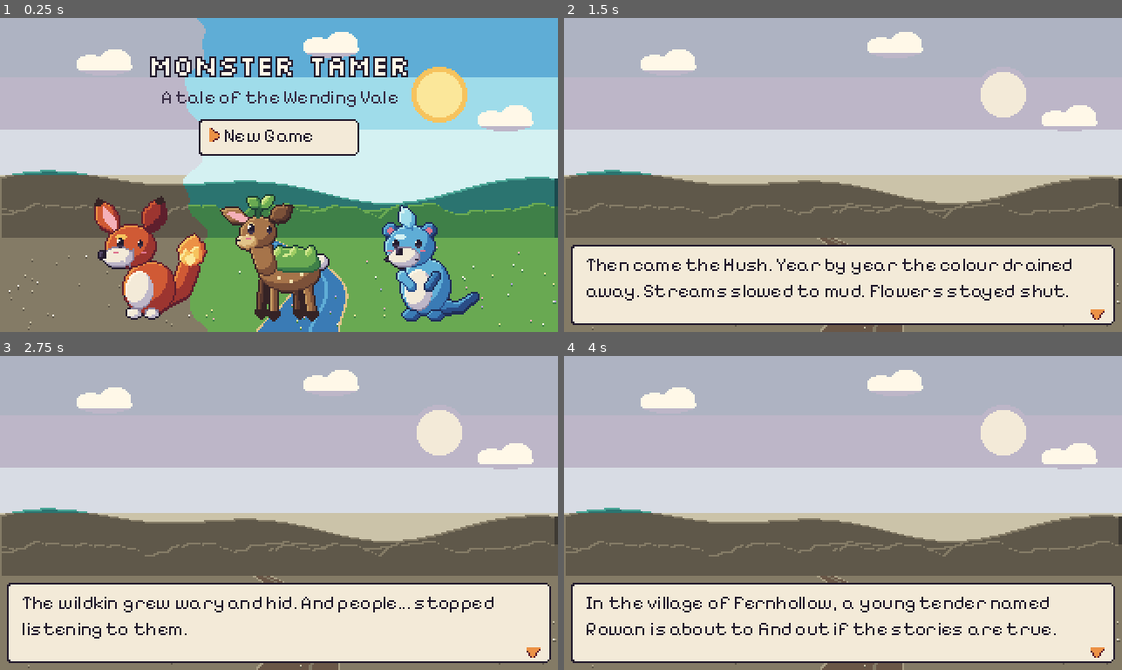
Above: before the commit, frames 1-4 (two rows, left to right).
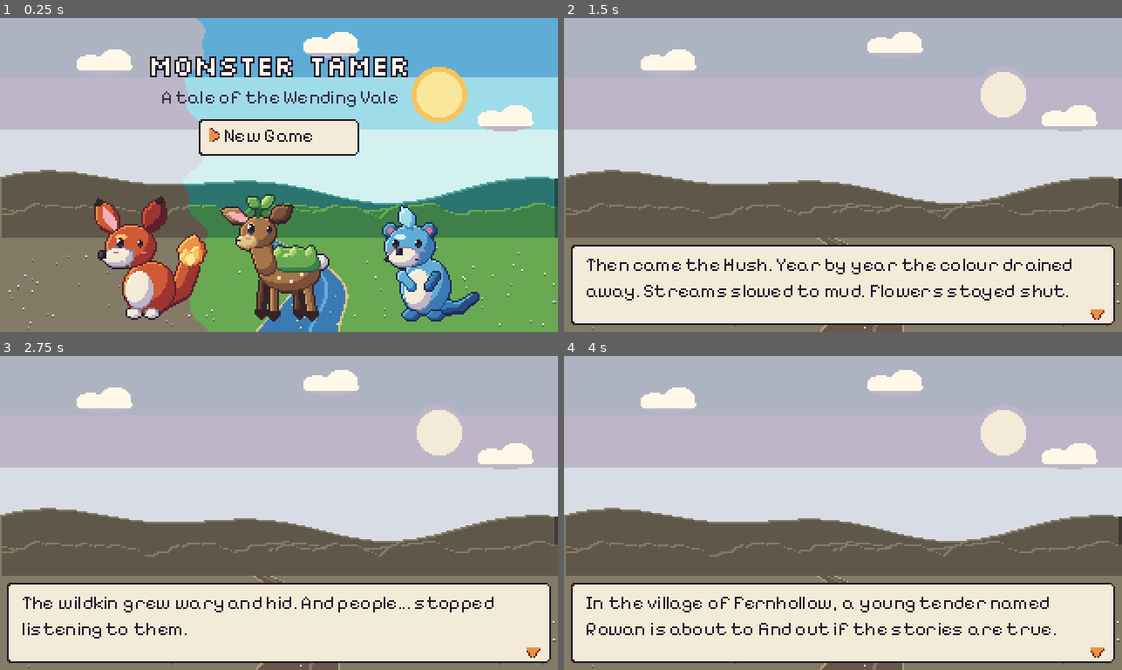
Above: after the commit, the same moments.

Repository: qmkDuran/my-own-art
Game: Godot game, scene res://scenes/main.tscn
The game is run twice, just before and just after one commit, with the same random seed, the same clock (stepped at 60 frames per second) and the same inputs.
Inputs (mouse positions are in pixels of both pictures, inside the frame that each line leads up to):
- Up to frame 1 (0.25 s): no input
- Up to frame 2 (1.5 s): tap Enter at 0.5, 1.35 s; move the mouse to (965, 159) at 0.52 s; hold Right (move_right) 0.53-1.28 s; hold Z (accept) 0.53-1.28 s; click (965, 159) at 0.67 s; tap Space at 0.77 s; move the mouse to (731, 190) at 1.27 s; hold Down (move_down) from 1.28 s (still down)
- Up to frame 3 (2.75 s): tap Space at 1.52 s; move the mouse to (334, 443) at 2.02 s; release Down (move_down) at 2.03 s; hold Right (move_right) from 2.03 s (still down); tap Keypad Enter at 2.1 s
- Up to frame 4 (4 s): tap Z (accept) at 2.75, 3.5 s; move the mouse to (815, 575) at 2.77 s; release Right (move_right) at 2.78 s; hold Up (move_up) 2.78-3.53 s; tap Backspace at 2.85 s; click (815, 575) at 2.92 s; tap Space at 3.02, 3.77 s; move the mouse to (1010, 560) at 3.52 s; hold Left (move_left) from 3.53 s (still down); tap Tab at 3.6 s

The runs differ from the first frame. In frame 1, 0.5% of the frame differs, in the area x 0-34%, y 48-98%; in frame 2, 3.3%, in the area x 0-100%, y 48-99%; in frame 3, 3.3%; in frame 4, 3.3%.

Commit message:
Rear three-quarter back sprites, Rivermane mane, docs, creature sheet tool, input cooldown
Co-Authored-By: Claude Opus 5.5 <noreply@anthropic.com>
Claude-Session: https://claude.ai/code/session_01YABBJVPWvaqtn34m5VQVCp

Diff:
--- a/game/data/maps/mender.json
+++ b/game/data/maps/mender.json
@@ -44,7 +44,7 @@
    "prop": "plant",
    "cell": [
     0,
-    2
+    6
    ]
   },
   {
--- a/game/scripts/battle/battle_round.gd
+++ b/game/scripts/battle/battle_round.gd
@@ -130,7 +130,10 @@
 	Audio.sfx("befriend")
 	await b.view.hop(false)
 	await b.messages.say("%s trusts you completely. It wants to come with you!" % c.display_name())
+	var room: bool = Game.party.size() < GameState.MAX_PARTY
 	Game.befriend(c)
+	if not room:
+		await b.messages.say("Your team is full, so %s heads off to wait in Gran's garden." % c.display_name())
 	await _award_xp(Growth.befriend_reward(c))
 	b.result = {"outcome": "befriended", "creature": c}
 
--- a/game/scripts/battle/battle_scene.gd
+++ b/game/scripts/battle/battle_scene.gd
@@ -54,7 +54,7 @@
 func _build() -> void:
 	var back := ColorRect.new()
 	back.color = UiKit.c("water4")
-	back.set_anchors_preset(Control.PRESET_FULL_RECT)
+	back.set_anchors_and_offsets_preset(Control.PRESET_FULL_RECT)
 	add_child(back)
 	stage_root = Control.new()
 	stage_root.size = BattleLayout.STAGE
--- a/game/scripts/ui/dialogue_box.gd
+++ b/game/scripts/ui/dialogue_box.gd
@@ -20,7 +20,7 @@
 
 
 func _ready() -> void:
-	set_anchors_preset(Control.PRESET_FULL_RECT)
+	set_anchors_and_offsets_preset(Control.PRESET_FULL_RECT)
 	mouse_filter = Control.MOUSE_FILTER_IGNORE
 	_panel = UiKit.panel(Rect2(), "paper", "ink")
 	add_child(_panel)
--- a/game/scripts/ui/evolution_scene.gd
+++ b/game/scripts/ui/evolution_scene.gd
@@ -10,10 +10,10 @@
 
 
 func run(c: Creature, into: String) -> void:
-	set_anchors_preset(Control.PRESET_FULL_RECT)
+	set_anchors_and_offsets_preset(Control.PRESET_FULL_RECT)
 	var bg := ColorRect.new()
 	bg.color = UiKit.c("ink2")
-	bg.set_anchors_preset(Control.PRESET_FULL_RECT)
+	bg.set_anchors_and_offsets_preset(Control.PRESET_FULL_RECT)
 	add_child(bg)
 	var centre: Vector2 = get_viewport_rect().size / 2
 	add_child(UiKit.panel(Rect2(centre + Vector2(-48, -76), Vector2(96, 90)), "plum0", "plum2"))
--- a/game/scripts/ui/fade.gd
+++ b/game/scripts/ui/fade.gd
@@ -10,7 +10,7 @@
 	var r := ColorRect.new()
 	r.color = UiKit.c(colour)
 	r.color.a = 0.0
-	r.set_anchors_preset(Control.PRESET_FULL_RECT)
+	r.set_anchors_and_offsets_preset(Control.PRESET_FULL_RECT)
 	r.mouse_filter = Control.MOUSE_FILTER_IGNORE
 	layer.add_child(r)
 	layer.set_meta(META, r)
--- a/game/scripts/ui/intro_scene.gd
+++ b/game/scripts/ui/intro_scene.gd
@@ -17,7 +17,7 @@
 
 
 func _ready() -> void:
-	set_anchors_preset(Control.PRESET_FULL_RECT)
+	set_anchors_and_offsets_preset(Control.PRESET_FULL_RECT)
 	_bg = TextureRect.new()
 	_bg.position = ((get_viewport_rect().size - Vector2(320, 180)) / 2).floor()
 	add_child(_bg)
--- a/game/scripts/ui/pause_menu.gd
+++ b/game/scripts/ui/pause_menu.gd
@@ -7,7 +7,7 @@
 
 
 func run(world: Overworld) -> void:
-	set_anchors_preset(Control.PRESET_FULL_RECT)
+	set_anchors_and_offsets_preset(Control.PRESET_FULL_RECT)
 	var view: Vector2 = get_viewport_rect().size
 	var panel := UiKit.panel(Rect2(view.x - W - 4, 4, W, ITEMS.size() * MenuList.ROW_H + 34))
 	add_child(panel)
--- a/game/scripts/ui/screen_panel.gd
+++ b/game/scripts/ui/screen_panel.gd
@@ -13,11 +13,11 @@
 
 
 func _ready() -> void:
-	set_anchors_preset(Control.PRESET_FULL_RECT)
+	set_anchors_and_offsets_preset(Control.PRESET_FULL_RECT)
 	var view: Vector2 = get_viewport_rect().size
 	var backing := ColorRect.new()
 	backing.color = UiKit.c("ink2")
-	backing.set_anchors_preset(Control.PRESET_FULL_RECT)
+	backing.set_anchors_and_offsets_preset(Control.PRESET_FULL_RECT)
 	add_child(backing)
 	frame = UiKit.panel(Rect2(MARGIN, MARGIN + TITLE_H, view.x - MARGIN * 2, view.y - MARGIN * 2 - TITLE_H))
 	add_child(frame)
--- a/game/scripts/ui/title_screen.gd
+++ b/game/scripts/ui/title_screen.gd
@@ -11,7 +11,7 @@
 
 
 func _ready() -> void:
-	set_anchors_preset(Control.PRESET_FULL_RECT)
+	set_anchors_and_offsets_preset(Control.PRESET_FULL_RECT)
 	var view: Vector2 = get_viewport_rect().size
 	var bg := TextureRect.new()
 	bg.texture = load("res://art/scenes/title.png")
--- a/game/scripts/world/overworld.gd
+++ b/game/scripts/world/overworld.gd
@@ -7,6 +7,7 @@
 
 const T: int = 16
 const WANDER_EVERY: float = 2.5
+const INPUT_COOLDOWN: int = 2
 
 var map: MapGrid
 var painter: TerrainPainter = TerrainPainter.new()
@@ -25,6 +26,8 @@
 var battles: BattleLauncher
 var healing: HealSequence
 var _wander_clock: float = 0.0
+## Frames to ignore input after an event ends, so the press that closed it does not start another.
+var _cooldown: int = 0
 
 
 func _ready() -> void:
@@ -87,7 +90,13 @@
 func _process(delta: float) -> void:
 	_update_camera()
 	_wander(delta)
-	if busy or player.moving:
+	if busy:
+		_cooldown = INPUT_COOLDOWN
+		return
+	if player.moving:
+		return
+	if _cooldown > 0:
+		_cooldown -= 1
 		return
 	if Input.is_action_just_pressed("accept"):
 		interactions.interact()
Binary file changed: game/art/creatures/grovehart_back.png
Binary file changed: game/art/creatures/mossfawn_back.png
Binary file changed: game/art/creatures/ripplet_back.png
Binary file changed: game/art/creatures/rivermane_back.png
Binary file changed: game/art/creatures/rivermane_front.png
Binary file changed: game/art/creatures/rivermane_icon.png
Binary file changed: game/art/scenes/intro_hush.png
Binary file changed: game/art/scenes/intro_shoot.png
Binary file changed: game/art/scenes/title.png
Not shown, added: CODE_STYLE.md
Not shown, added: STYLE.md
